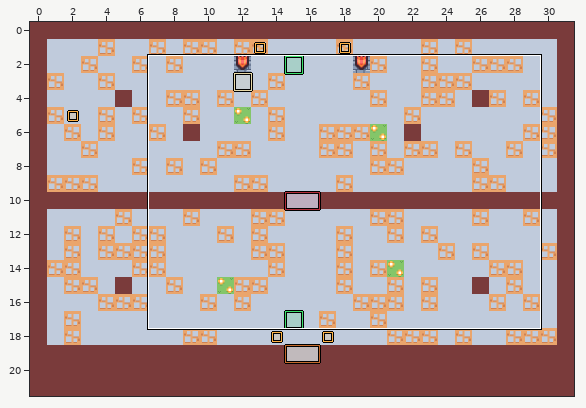
LDtk project: assets/maps/chapter-5-broken-heaven.ldtk. Above, an overview of the earlier version with the close-up marked.
Close-up. First the earlier version:
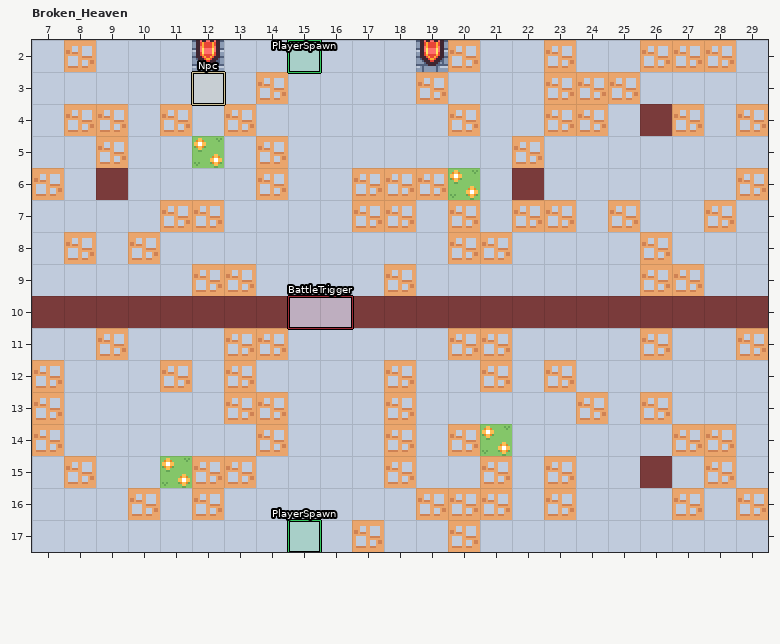
Cells are 32x32 px. Shown: Broken_Heaven x 7..29, y 2..17. The commit also changed other parts of the map, which this record leaves out.
Once edited:
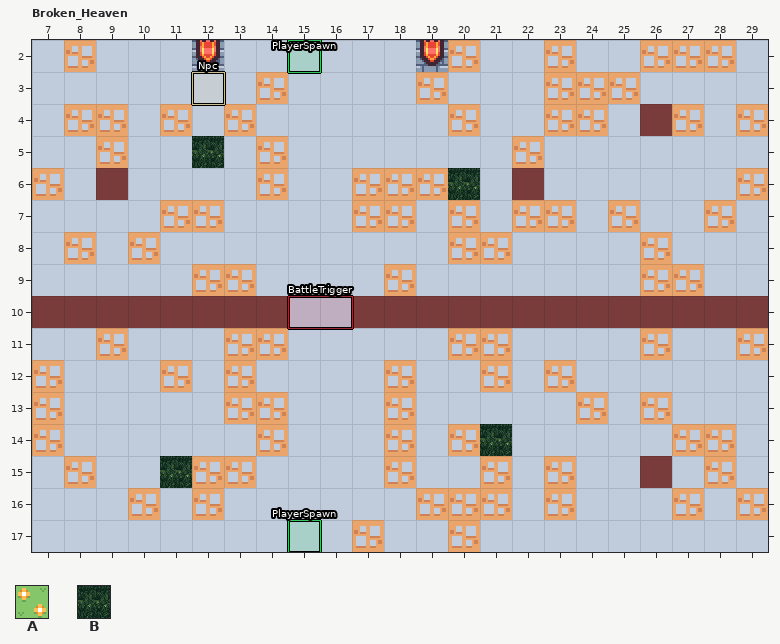
Key: from "Chapter_5": A 2, B 139.
_ is an empty cell, . an unchanged one.
The exact change:
--- layer "Ground"
@@ x 12..20 @@
- 5 A........
- 6 ........A
+ 5 B........
+ 6 ........B
@@ x 11..21 @@
-14 ..........A
-15 A..........
+14 ..........B
+15 B..........
Where, in picture pixels (left, top, right, bottom), the same in both close-ups:
changed: (192, 136, 224, 168)
changed: (448, 168, 480, 200)
changed: (480, 424, 512, 456)
changed: (160, 456, 192, 488)
